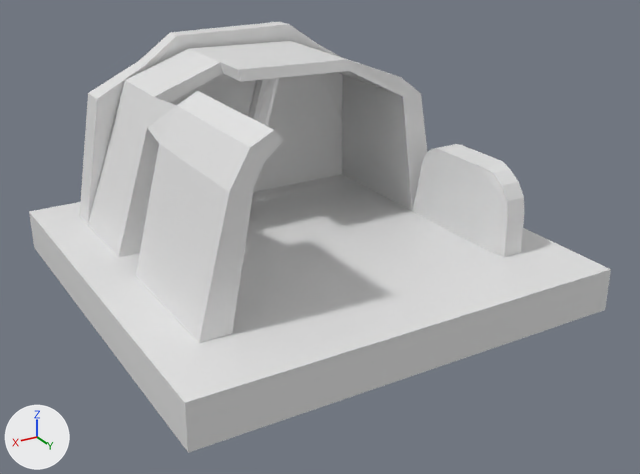
The Blender file Assets/Models/WFC.blend as it was, and as the next commit left it.
Before and after are seen from a 50 mm lens placed at (9.46, 16.77, 8.78), pointed at (-0.13, 0.78, 0.79). Arrows for +X, +Y and +Z are at lower left; the lights stay in place.

In view in the first picture: 'Ruins'.
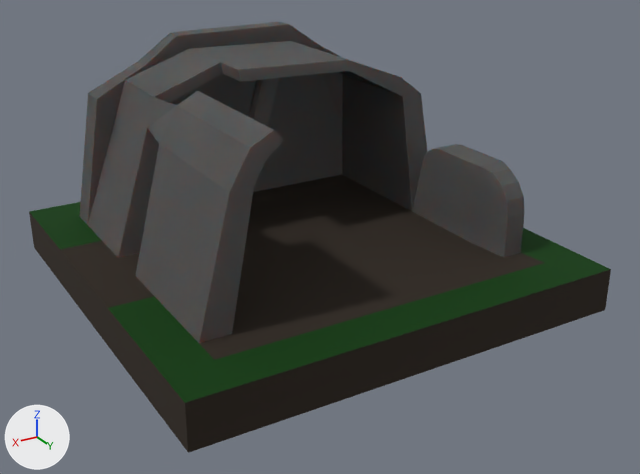
Commit message: added color to tile models

Location of each change, (x1, y1, x2, y2) in pixels of the pictures (640 x 474 px):
part 1 of me_cube_006, recoloured
    both: (29, 212, 356, 453)
part 2 of me_cube_006, recoloured
    both: (489, 269, 611, 350)
part 3 of me_cube_006, recoloured
    both: (199, 174, 544, 395)
part 4 of me_cube_006, recoloured
    both: (80, 22, 525, 343)
part 5 of me_cube_006, recoloured (white to green)
    both: (462, 228, 610, 306)
part 6 of me_cube_006, recoloured (white to green)
    both: (108, 296, 355, 403)
part 7 of me_cube_006, recoloured (white to green)
    both: (29, 202, 102, 249)
part 8 of me_cube_006, recoloured (white to green)
    both: (328, 287, 492, 349)

What changed in the scene script:
```text
Add mat_groundstone:
    mat_groundstone = principled_material('GroundStone')
    mat_groundstone.base_color = (0.0396, 0.0287, 0.0203)  # brown #382f27
    mat_groundstone.metallic = 0.374
    mat_groundstone.roughness = 1.0
Add mat_stone:
    mat_stone = principled_material('Stone')
    mat_stone.base_color = (0.0847, 0.0837, 0.0837)  # dark grey #525252
    mat_stone.roughness = 1.0
    mat_stone.subsurface_weight = 1.0
    mat_stone.subsurface_scale = 0.236
Add mat_grass:
    mat_grass = principled_material('Grass')
    mat_grass.base_color = (0.0079, 0.07, 0.00717)  # dark green #164b14
    mat_grass.metallic = 0.621
    mat_grass.roughness = 0.823
Change me_cube_006:
    where me_cube_006.from_pydata(...)  # 277 vertices, 261 faces; spans x -5.0..5.0, y -5.0..5.0, z -0.5..4.89
    used by ob_ruins; location = (0.0, 0.0, 0.0)
    me_cube_006 part 1: 32 of the faces centred in x 2.46..5.0, y -5.0..5.0, z -0.5..0.5 switch from mat_material_005 (white #e7e7e7) to mat_groundstone (brown #382f27)
    me_cube_006 part 2: 28 of the faces centred in x -5.0..-2.46, y -5.0..5.0, z -0.5..0.0 switch from mat_material_005 (white #e7e7e7) to mat_groundstone (brown #382f27)
    me_cube_006 part 3: 27 of the faces centred in x -0.82..0.82, y -5.0..5.0, z -0.5..0.5 switch from mat_material_005 (white #e7e7e7) to mat_groundstone (brown #382f27)
    me_cube_006 part 4: 149 of the faces centred in x -4.01..3.78, y -3.83..3.33, z 0.48..4.89 switch from mat_material_005 (white #e7e7e7) to mat_stone (dark grey #525252)
    me_cube_006 part 5: all 12 faces centred in x -4.5..-2.46, y -4.5..4.5, z 0.5 switch from mat_material_005 (white #e7e7e7) to mat_grass (dark green #164b14)
    me_cube_006 part 6: all 5 faces centred in x 2.46..4.5, y 1.66..4.5, z 0.5 switch from mat_material_005 (white #e7e7e7) to mat_grass (dark green #164b14)
    me_cube_006 part 7: all 4 faces centred in x 2.46..4.5, y -4.5..-2.79, z 0.5 switch from mat_material_005 (white #e7e7e7) to mat_grass (dark green #164b14)
    me_cube_006 part 8: all 2 faces centred in x -0.82..0.82, y 4.5, z 0.5 switch from mat_material_005 (white #e7e7e7) to mat_grass (dark green #164b14)
```
